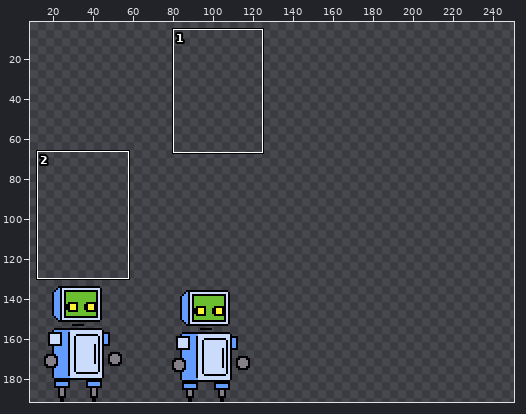
One commit to this sprite sheet: assets/Robot.png. Above: a wide view before the commit, with the close-up outlined.
Close-up. Earlier state:
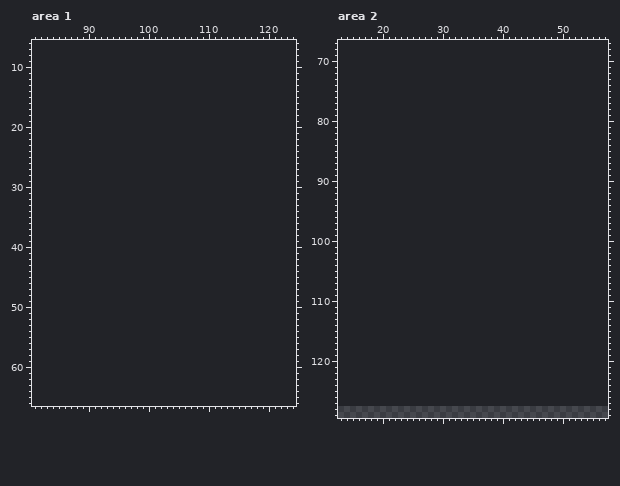
The file is 128x64 pixels. Shown: area 1: x 81..124, y 6..66; area 2: x 13..57, y 67..129. The old version is drawn lined up with the new one, on the new canvas. The wide view leaves out empty margins. The commit also changed other parts of the picture, which this record leaves out.
Now the later version:
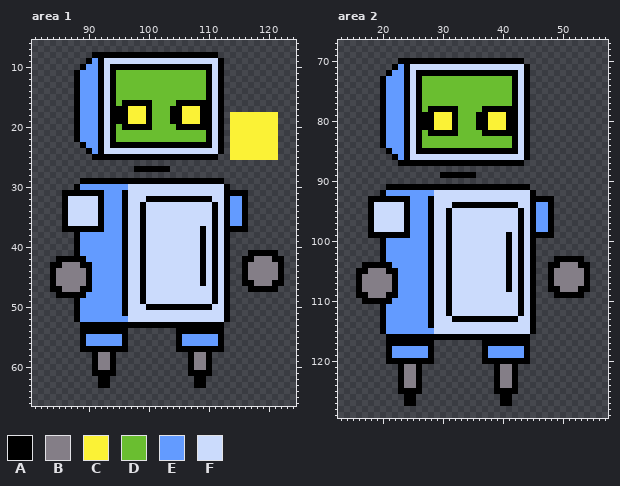
Palette (. is transparent): A #000000  B #847e87  C #fbf236  D #6abe30  E #639bff  F #cbdbfc
The exact change:
canvas 128x64 -> 256x192, the old top-left corner now at 0,128
Changed rows in their new state; - is an unchanged pixel.
Area 1:
first column x 84:
 8 -------AAAAAAAAAAAAAAAAAAAAA-----------
 9 ------AEAFFFFFFFFFFFFFFFFFFFA----------
10 -----AEEAFAAAAAAAAAAAAAAAAAFA----------
11 ----AEEEAFADDDDDDDDDDDDDDDAFA----------
12 ----AEEEAFADDDDDDDDDDDDDDDAFA----------
13 ----AEEEAFADDDDDDDDDDDDDDDAFA----------
14 ----AEEEAFADDDDDDDDDDDDDDDAFA----------
15 ----AEEEAFADDDDDDDDDDDDDDDAFA----------
16 ----AEEEAFADAAAAADDDDAAAAAAFA----------
17 ----AEEEAFAAACCCADDDAACCCAAFA----------
18 ----AEEEAFAAACCCADDDAACCCAAFA-CCCCCCCC-
19 ----AEEEAFAAACCCADDDAACCCAAFA-CCCCCCCC-
20 ----AEEEAFADAAAAADDDDAAAAAAFA-CCCCCCCC-
21 ----AEEEAFADDDDDDDDDDDDDDDAFA-CCCCCCCC-
22 ----AEEEAFADDDDDDDDDDDDDDDAFA-CCCCCCCC-
23 -----AEEAFAAAAAAAAAAAAAAAAAFA-CCCCCCCC-
24 ------AEAFFFFFFFFFFFFFFFFFFFA-CCCCCCCC-
25 -------AAAAAAAAAAAAAAAAAAAAA--CCCCCCCC-
27 --------------AAAAAA-------------------
29 -----AAAAAAAAAAAAAAAAAAAAAAAA----------
30 ----AEEEEEEEEFFFFFFFFFFFFFFFFA---------
31 --AAAAAAAEEEAFFFFFFFFFFFFFFFFAAAA------
32 --AFFFFFAEEEAFFFAAAAAAAAAAAFFAEEA------
33 --AFFFFFAEEEAFFAFFFFFFFFFFFAFAEEA------
34 --AFFFFFAEEEAFFAFFFFFFFFFFFAFAEEA------
35 --AFFFFFAEEEAFFAFFFFFFFFFFFAFAEEA------
36 --AFFFFFAEEEAFFAFFFFFFFFFFFAFAEEA------
37 --AAAAAAAEEEAFFAFFFFFFFFFAFAFAAAA------
38 ----AEEEEEEEAFFAFFFFFFFFFAFAFA---------
39 ----AEEEEEEEAFFAFFFFFFFFFAFAFA---------
40 ----AEEEEEEEAFFAFFFFFFFFFAFAFA---------
41 ----AEEEEEEEAFFAFFFFFFFFFAFAFA---AAAAA-
42 -AAAAAEEEEEEAFFAFFFFFFFFFAFAFA--AABBBAA
43 AABBBAAEEEEEAFFAFFFFFFFFFAFAFA--ABBBBBA
44 ABBBBBAEEEEEAFFAFFFFFFFFFAFAFA--ABBBBBA
45 ABBBBBAEEEEEAFFAFFFFFFFFFAFAFA--ABBBBBA
46 ABBBBBAEEEEEAFFAFFFFFFFFFAFAFA--AABBBAA
47 AABBBAAEEEEEAFFAFFFFFFFFFFFAFA---AAAAA-
48 -AAAAAEEEEEEAFFAFFFFFFFFFFFAFA---------
49 ----AEEEEEEEAFFAFFFFFFFFFFFAFA---------
50 ----AEEEEEEEAFFFAAAAAAAAAAAFFA---------
51 ----AEEEEEEEAFFFFFFFFFFFFFFFFA---------
52 ----AEEEEEEEEFFFFFFFFFFFFFFFFA---------
53 -----AAAAAAAAAAAAAAAAAAAAAAAA----------
54 -----AAAAAAAA--------AAAAAAAA----------
55 -----AEEEEEEA--------AEEEEEEA----------
56 -----AEEEEEEA--------AEEEEEEA----------
57 -----AAAAAAAA--------AAAAAAAA----------
58 -------ABBA------------ABBA------------
59 -------ABBA------------ABBA------------
60 -------ABBA------------ABBA------------
61 -------AAAA------------AAAA------------
62 --------AA--------------AA-------------
63 --------AA--------------AA-------------
Area 2:
first column x 16:
 70 -------AAAAAAAAAAAAAAAAAAAAA-----------
 71 ------AEAFFFFFFFFFFFFFFFFFFFA----------
 72 -----AEEAFAAAAAAAAAAAAAAAAAFA----------
 73 ----AEEEAFADDDDDDDDDDDDDDDAFA----------
 74 ----AEEEAFADDDDDDDDDDDDDDDAFA----------
 75 ----AEEEAFADDDDDDDDDDDDDDDAFA----------
 76 ----AEEEAFADDDDDDDDDDDDDDDAFA----------
 77 ----AEEEAFADDDDDDDDDDDDDDDAFA----------
 78 ----AEEEAFADAAAAADDDDAAAAAAFA----------
 79 ----AEEEAFAAACCCADDDAACCCAAFA----------
 80 ----AEEEAFAAACCCADDDAACCCAAFA----------
 81 ----AEEEAFAAACCCADDDAACCCAAFA----------
 82 ----AEEEAFADAAAAADDDDAAAAAAFA----------
 83 ----AEEEAFADDDDDDDDDDDDDDDAFA----------
 84 ----AEEEAFADDDDDDDDDDDDDDDAFA----------
 85 -----AEEAFAAAAAAAAAAAAAAAAAFA----------
 86 ------AEAFFFFFFFFFFFFFFFFFFFA----------
 87 -------AAAAAAAAAAAAAAAAAAAAA-----------
 89 --------------AAAAAA-------------------
 91 -----AAAAAAAAAAAAAAAAAAAAAAAA----------
 92 ----AEEEEEEEEFFFFFFFFFFFFFFFFA---------
 93 --AAAAAAAEEEAFFFFFFFFFFFFFFFFAAAA------
 94 --AFFFFFAEEEAFFFAAAAAAAAAAAFFAEEA------
 95 --AFFFFFAEEEAFFAFFFFFFFFFFFAFAEEA------
 96 --AFFFFFAEEEAFFAFFFFFFFFFFFAFAEEA------
 97 --AFFFFFAEEEAFFAFFFFFFFFFFFAFAEEA------
 98 --AFFFFFAEEEAFFAFFFFFFFFFFFAFAEEA------
 99 --AAAAAAAEEEAFFAFFFFFFFFFAFAFAAAA------
100 ----AEEEEEEEAFFAFFFFFFFFFAFAFA---------
101 ----AEEEEEEEAFFAFFFFFFFFFAFAFA---------
102 ----AEEEEEEEAFFAFFFFFFFFFAFAFA---------
103 ----AEEEEEEEAFFAFFFFFFFFFAFAFA---AAAAA-
104 -AAAAAEEEEEEAFFAFFFFFFFFFAFAFA--AABBBAA
105 AABBBAAEEEEEAFFAFFFFFFFFFAFAFA--ABBBBBA
106 ABBBBBAEEEEEAFFAFFFFFFFFFAFAFA--ABBBBBA
107 ABBBBBAEEEEEAFFAFFFFFFFFFAFAFA--ABBBBBA
108 ABBBBBAEEEEEAFFAFFFFFFFFFAFAFA--AABBBAA
109 AABBBAAEEEEEAFFAFFFFFFFFFFFAFA---AAAAA-
110 -AAAAAEEEEEEAFFAFFFFFFFFFFFAFA---------
111 ----AEEEEEEEAFFAFFFFFFFFFFFAFA---------
112 ----AEEEEEEEAFFAFFFFFFFFFFFAFA---------
113 ----AEEEEEEEAFFFAAAAAAAAAAAFFA---------
114 ----AEEEEEEEAFFFFFFFFFFFFFFFFA---------
115 ----AEEEEEEEEFFFFFFFFFFFFFFFFA---------
116 -----AAAAAAAAAAAAAAAAAAAAAAAA----------
117 -----AAAAAAAA--------AAAAAAAA----------
118 -----AEEEEEEA--------AEEEEEEA----------
119 -----AEEEEEEA--------AEEEEEEA----------
120 -----AAAAAAAA--------AAAAAAAA----------
121 -------ABBA------------ABBA------------
122 -------ABBA------------ABBA------------
123 -------ABBA------------ABBA------------
124 -------ABBA------------ABBA------------
125 -------AAAA------------AAAA------------
126 --------AA--------------AA-------------
127 --------AA--------------AA-------------
Changed places in both close-ups, as pixel boxes (x1, y1, x2, y2):
added: (50, 52, 284, 388)
added: (356, 58, 590, 406)
